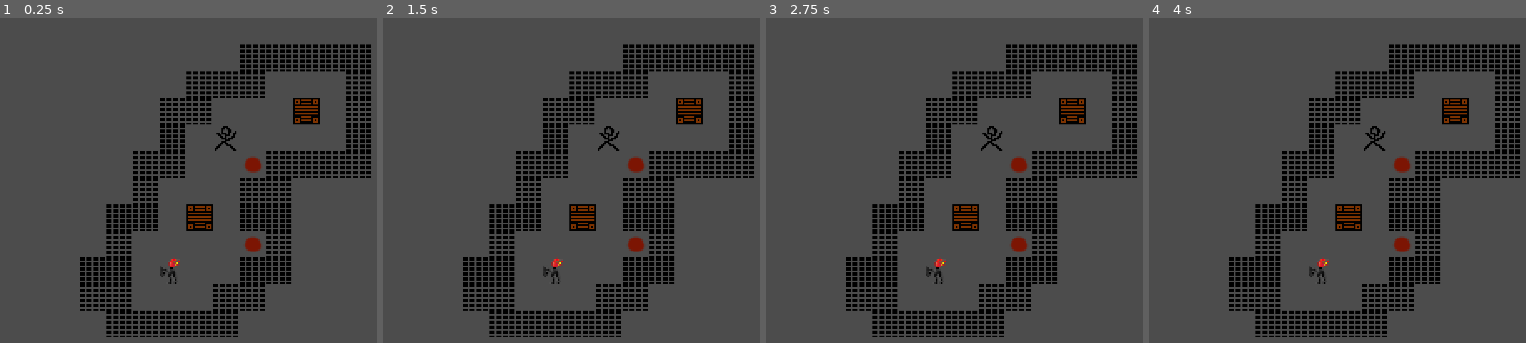
Above: before the commit, frames 1-4 (left to right).
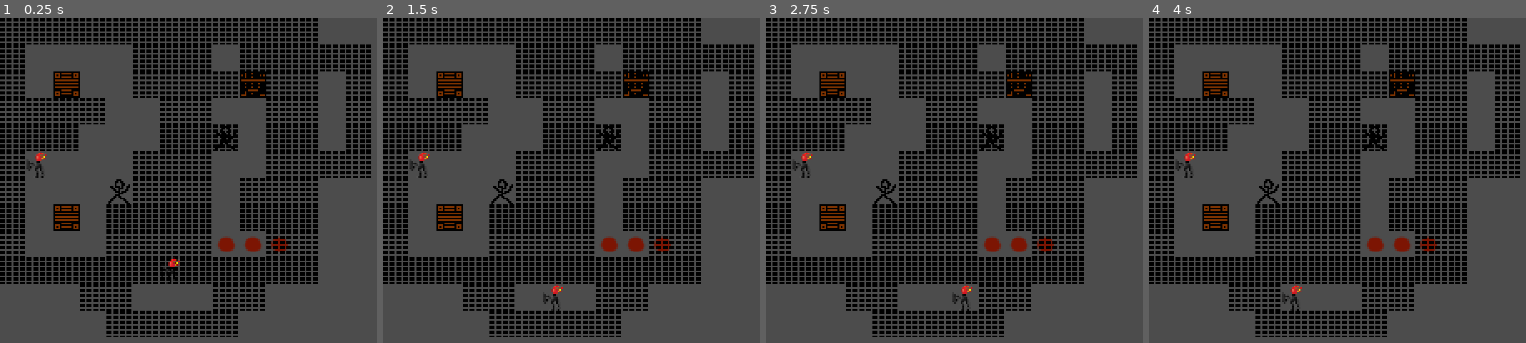
Above: after the commit, the same moments.

Repository: PPP-Club/BoxSchieben
Game: Godot game, scene res://scenen/Level.tscn
The game is run twice, just before and just after one commit, with the same random seed, the same clock (stepped at 60 frames per second) and the same inputs.
Inputs:
- Up to frame 1 (0.25 s): no input
- Up to frame 2 (1.5 s): tap Enter at 0.5 s; hold D 0.53-1.28 s; tap Space at 1.25 s; hold S from 1.28 s (still down)
- Up to frame 3 (2.75 s): tap Enter at 2 s; release S at 2.03 s; hold D from 2.03 s (still down)
- Up to frame 4 (4 s): tap Space at 2.75 s; release D at 2.78 s; hold W 2.78-3.53 s; tap Enter at 3.5 s; hold A from 3.53 s (still down)

The runs differ from the first frame. In frame 1, 22% of the frame differs, in the area x 0-85%, y 0-82%; in frame 2, 22%; in frame 3, 22%, in the area x 0-85%, y 0-91%; in frame 4, 22%.
Error before the commit: Parse Error: The identifier "tilemap" isn't declared in the current scope. (res://scripts/Player.gd:35)

Commit message:
fixed small

Diff:
--- a/scripts/Player.gd
+++ b/scripts/Player.gd
@@ -32,7 +32,7 @@
 	for pos in range(arrayLengh):
 		var y = pos / lineLengh
 		var x = pos - (y * lineLengh)
-		tilemap.set_cell(x, y, _getTileByString(mapArray[pos]))
+		essTilemap.set_cell(x, y, _getTileByString(mapArray[pos]))
 
 func _getTileByString(key: String):
 	match key:
